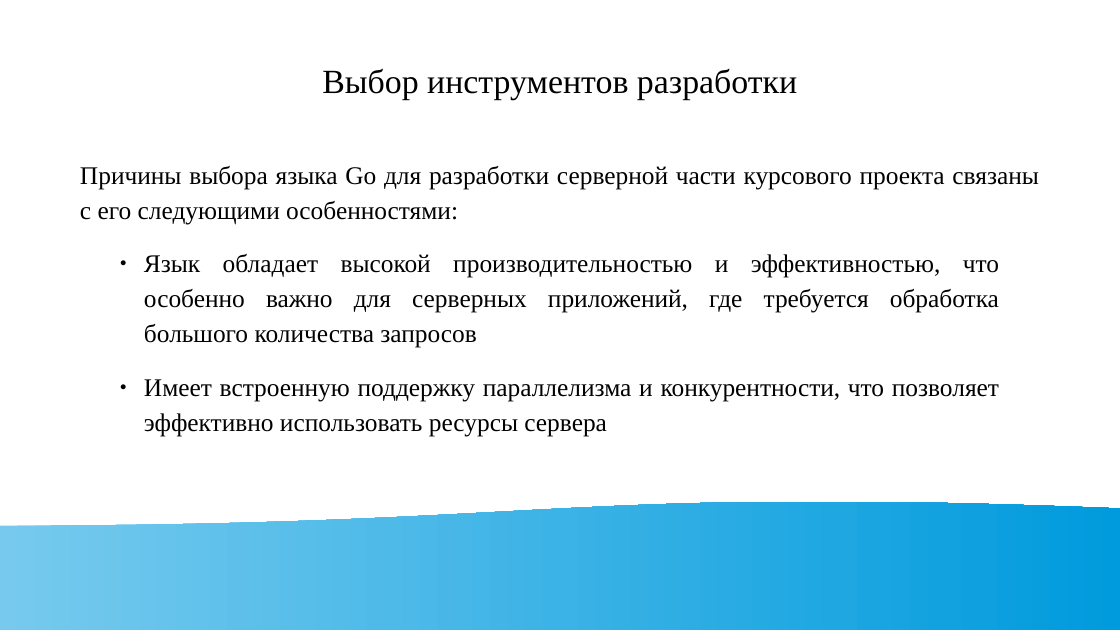
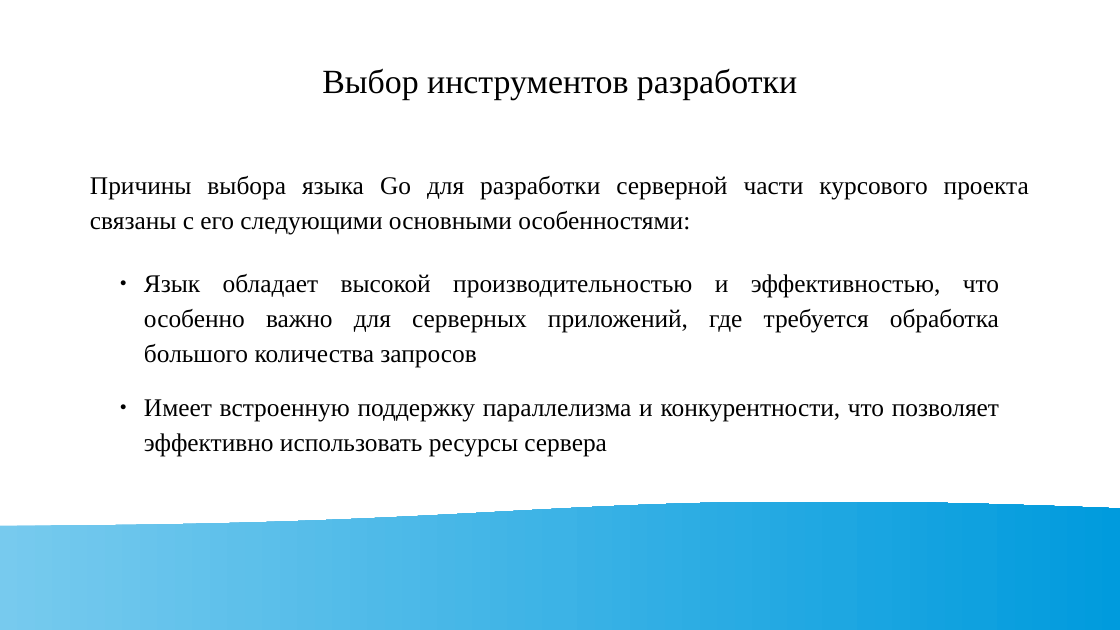
Before and after one commit to hantagu/go-filestorage-server, a slide deck: slide 4 of Презентация.odp (slide 3 before the commit). Drawn at 1120x630 pixels with LibreOffice and Linux fonts; fonts in the diff are those of the drawing. Boxes give left, top, right and bottom in pixels: in the first picture for what was removed or moved away, otherwise in the second. Text is boxed around its words. In the diff, an @@ line names an element or a change of style, - is before the commit and + after.

```diff
--- a/Презентация.odp
+++ b/Презентация.odp
@@ text at bbox=[90, 176, 1029, 235]: text changed @@
-Причины выбора языка Go для разработки серверной части курсового проекта связаны с его следующими особенностями:
+Причины выбора языка Go для разработки серверной части курсового проекта связаны с его следующими основными особенностями:
@@ title "Язык обладает высокой производительностью и ...": place and size @@
-title "Язык обладает высокой производительностью и ..." at bbox=[144, 254, 999, 348]
+title "Язык обладает высокой производительностью и ..." at bbox=[144, 274, 999, 368]
@@ title "Имеет встроенную поддержку параллелизма и ...": place and size @@
-title "Имеет встроенную поддержку параллелизма и ..." at bbox=[144, 379, 999, 437]
+title "Имеет встроенную поддержку параллелизма и ..." at bbox=[144, 399, 999, 457]
```
Also in this commit, not shown: 2 other slides changed, 1 slide added, 1 other file.
